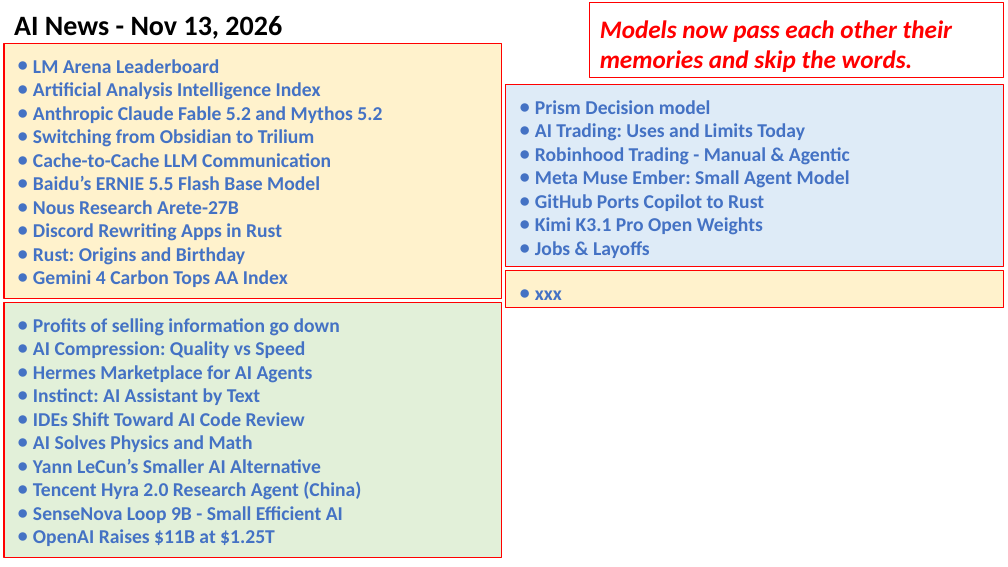
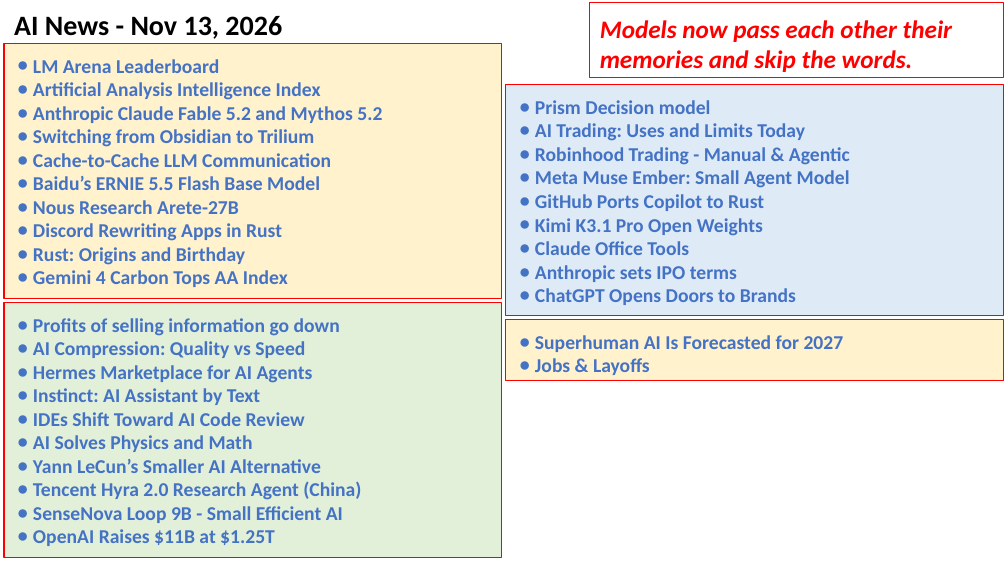
Before and after one commit to lselector/seminar, a slide deck: slide 1 of 2026/2026-11-13-AI-News.pptx. Drawn at 1008x567 pixels with LibreOffice and Linux fonts; fonts in the diff are those of the drawing. Boxes give left, top, right and bottom in pixels: in the first picture for what was removed or moved away, otherwise in the second. Text is boxed around its words. In the diff, an @@ line names an element or a change of style, - is before the commit and + after.

```diff
--- a/2026/2026-11-13-AI-News.pptx
+++ b/2026/2026-11-13-AI-News.pptx
@@ rectangle "Prism Decision model": place and size @@
-rectangle "Prism Decision model" at (506,85,1004,267)
+rectangle "Prism Decision model" at (506,85,1004,316)
@@ text in rectangle at (535,241,796,305): text changed @@
-● Jobs & Layoffs
+● Claude Office Tools
+● Anthropic sets IPO terms
+● ChatGPT Opens Doors to Brands
@@ rectangle "Superhuman AI Is Forecasted for ...": place and size @@
-rectangle "Superhuman AI Is Forecasted for ..." at (506,271,1004,307)
+rectangle "Superhuman AI Is Forecasted for ..." at (506,320,1004,380)
@@ text in rectangle at (535,335,844,375): text changed @@
-● xxx
+● Superhuman AI Is Forecasted for 2027
+● Jobs & Layoffs
```
Also in this commit, not shown: 2 other slides changed, 2 slides added.
